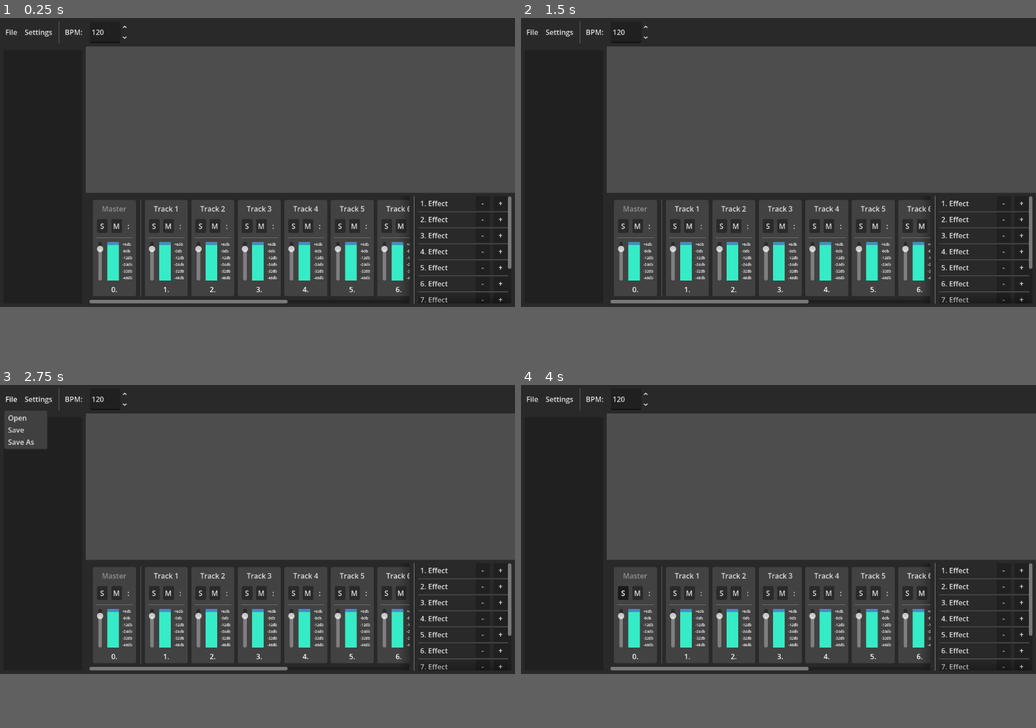
Above: before the commit, frames 1-4 (two rows, left to right).
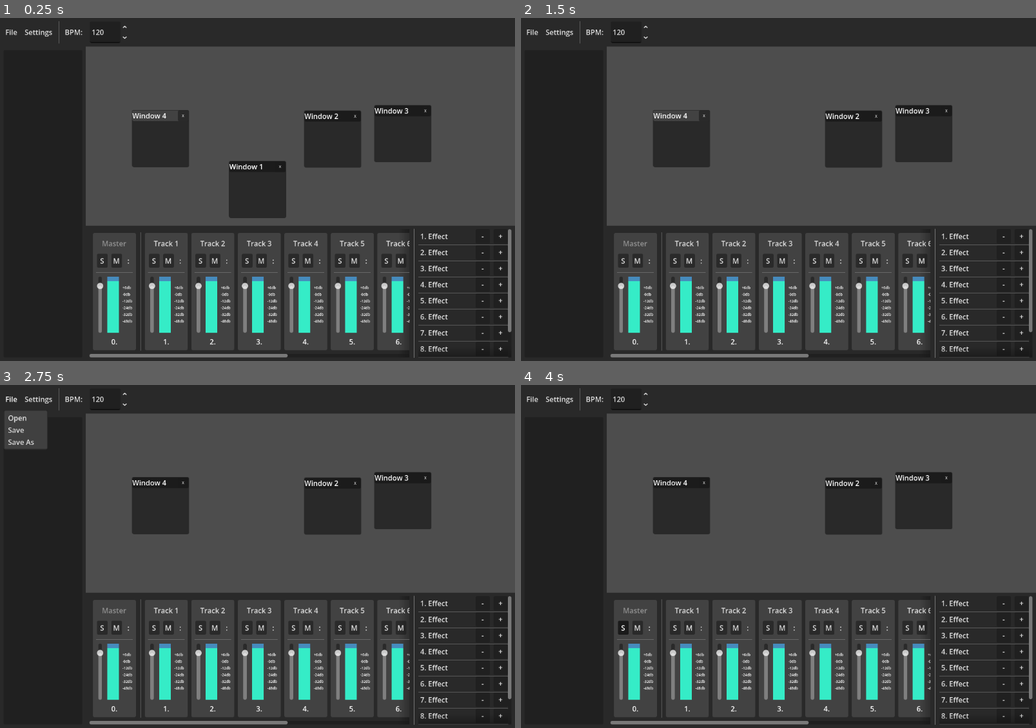
Above: after the commit, the same moments.

Repository: Linkerpink/GDaw
Game: Godot game, scene res://scenes/main.tscn
The game is run twice, just before and just after one commit, with the same random seed, the same clock (stepped at 60 frames per second) and the same inputs.
Inputs (mouse positions are in pixels of both pictures, inside the frame that each line leads up to):
- Up to frame 1 (0.25 s): no input
- Up to frame 2 (1.5 s): click "-" at 0.5 s; click (799, 144) at 1.25 s, where only the run after the commit has a clickable "X"
- Up to frame 3 (2.75 s): click "File" at 2 s
- Up to frame 4 (4 s): click "BPM:" at 2.75 s; click "S" at 3.5 s
The window is 799x449 before the commit and 799x533 after it. Grey fills any space a smaller window leaves; there, only what the larger window draws over its background counts as a difference.

The runs differ from the first frame. In frame 1, 28% of the frame differs, in the area x 0-100%, y 25-100%; in frame 2, 27%; in frame 3, 27%; in frame 4, 27%.

Commit message:
fixed windows focussing when other window is selected

Diff:
--- a/project.godot
+++ b/project.godot
@@ -19,6 +19,7 @@
 
 Settings="*uid://dbpc2b6a8xncl"
 WindowManager="*uid://5rxsb1thr3hi"
+Globals="*uid://forpdpc1blqg"
 
 [editor_plugins]
 
--- a/project_time_traker.json
+++ b/project_time_traker.json
@@ -1,7 +1,7 @@
 {
-  "2D": 9735.89299964904,
+  "2D": 10912.3779990673,
   "3D": 2.96399998664856,
-  "Editor": 21834.9629991055,
-  "Game": 2111.58799719811,
-  "Script": 9984.51800227165
+  "Editor": 26943.4719984531,
+  "Game": 2914.05799651146,
+  "Script": 13114.0720028877
 }
--- a/scenes/components/gdaw_window.tscn
+++ b/scenes/components/gdaw_window.tscn
@@ -7,12 +7,13 @@
 bg_color = Color(0.16078432, 0.16078432, 0.16078432, 1)
 corner_radius_top_left = 4
 corner_radius_top_right = 4
+corner_radius_bottom_right = 4
+corner_radius_bottom_left = 5
 
-[node name="GDawWindow" type="Control" unique_id=361502912]
+[node name="GDawWindow" type="PanelContainer" unique_id=390925715]
 self_modulate = Color(1, 1, 1, 0)
 z_index = 999
 custom_minimum_size = Vector2(128, 128)
-layout_mode = 3
 anchors_preset = 8
 anchor_left = 0.5
 anchor_top = 0.5
@@ -28,22 +29,24 @@
 theme = ExtResource("1_5bgr1")
 script = ExtResource("2_70iy5")
 
-[node name="VBoxContainer" type="VBoxContainer" parent="." unique_id=1701107619]
-layout_mode = 1
-anchors_preset = 15
-anchor_right = 1.0
-anchor_bottom = 1.0
-grow_horizontal = 2
-grow_vertical = 2
+[node name="MarginContainer" type="MarginContainer" parent="." unique_id=1388155675]
+layout_mode = 2
+theme_override_constants/margin_left = 1
+theme_override_constants/margin_top = 1
+theme_override_constants/margin_right = 1
+theme_override_constants/margin_bottom = 2
+
+[node name="VBoxContainer" type="VBoxContainer" parent="MarginContainer" unique_id=1701107619]
+layout_mode = 2
 theme_override_constants/separation = 0
 
-[node name="TopBar" type="Control" parent="VBoxContainer" unique_id=1735951669]
+[node name="TopBar" type="Control" parent="MarginContainer/VBoxContainer" unique_id=1735951669]
 unique_name_in_owner = true
 custom_minimum_size = Vector2(0, 24)
 layout_mode = 2
 mouse_default_cursor_shape = 6
 
-[node name="TopBarPanel" type="Panel" parent="VBoxContainer/TopBar" unique_id=1659944551]
+[node name="TopBarPanel" type="Panel" parent="MarginContainer/VBoxContainer/TopBar" unique_id=1659944551]
 unique_name_in_owner = true
 layout_mode = 1
 anchors_preset = 15
@@ -53,7 +56,7 @@
 grow_vertical = 2
 mouse_filter = 2
 
-[node name="HBoxContainer" type="HBoxContainer" parent="VBoxContainer/TopBar" unique_id=708441059]
+[node name="HBoxContainer" type="HBoxContainer" parent="MarginContainer/VBoxContainer/TopBar" unique_id=708441059]
 layout_mode = 1
 anchors_preset = 15
 anchor_right = 1.0
@@ -62,37 +65,33 @@
 grow_vertical = 2
 theme_override_constants/separation = 0
 
-[node name="TitleLabel" type="RichTextLabel" parent="VBoxContainer/TopBar/HBoxContainer" unique_id=1285560719]
+[node name="TitleLabel" type="RichTextLabel" parent="MarginContainer/VBoxContainer/TopBar/HBoxContainer" unique_id=1285560719]
 unique_name_in_owner = true
 layout_mode = 2
 size_flags_horizontal = 3
 mouse_filter = 2
 bbcode_enabled = true
-text = "Window Title"
+text = "Title"
+autowrap_mode = 0
 vertical_alignment = 1
 
-[node name="CloseButton" type="Button" parent="VBoxContainer/TopBar/HBoxContainer" unique_id=322774772]
+[node name="CloseButton" type="Button" parent="MarginContainer/VBoxContainer/TopBar/HBoxContainer" unique_id=322774772]
 custom_minimum_size = Vector2(24, 0)
 layout_mode = 2
 theme_override_font_sizes/font_size = 8
 text = "X"
 
-[node name="WindowContent" type="Control" parent="VBoxContainer" unique_id=1700798872]
+[node name="WindowContent" type="Control" parent="MarginContainer/VBoxContainer" unique_id=1700798872]
 layout_mode = 2
 size_flags_vertical = 3
 mouse_filter = 2
 
-[node name="Panel" type="Panel" parent="." unique_id=1058703408]
+[node name="WindowBackground" type="Panel" parent="." unique_id=1058703408]
 z_index = -1
-layout_mode = 1
-anchors_preset = 15
-anchor_right = 1.0
-anchor_bottom = 1.0
-grow_horizontal = 2
-grow_vertical = 2
+layout_mode = 2
 mouse_filter = 2
 theme_override_styles/panel = SubResource("StyleBoxFlat_mfhug")
 
-[connection signal="mouse_entered" from="VBoxContainer/TopBar" to="." method="_on_top_bar_mouse_entered"]
-[connection signal="mouse_exited" from="VBoxContainer/TopBar" to="." method="_on_top_bar_mouse_exited"]
-[connection signal="pressed" from="VBoxContainer/TopBar/HBoxContainer/CloseButton" to="." method="_on_close_button_pressed"]
+[connection signal="mouse_entered" from="MarginContainer/VBoxContainer/TopBar" to="." method="_on_top_bar_mouse_entered"]
+[connection signal="mouse_exited" from="MarginContainer/VBoxContainer/TopBar" to="." method="_on_top_bar_mouse_exited"]
+[connection signal="pressed" from="MarginContainer/VBoxContainer/TopBar/HBoxContainer/CloseButton" to="." method="_on_close_button_pressed"]
--- a/scenes/components/tap_bpm_window.tscn
+++ /dev/null
@@ -1,30 +0,0 @@
-[gd_scene format=3 uid="uid://dqctoo4vaukky"]
-
-[ext_resource type="Theme" uid="uid://b7okgf2wmsia1" path="res://themes/main.tres" id="1_xl268"]
-[ext_resource type="Script" uid="uid://ngf4s2s2tsl7" path="res://scripts/tap_bpm_window.gd" id="2_0e48n"]
-
-[node name="TapBPMWindow" type="Window" unique_id=12900090]
-oversampling_override = 1.0
-title = "Tap BPM"
-position = Vector2i(276, 96)
-size = Vector2i(128, 128)
-theme = ExtResource("1_xl268")
-script = ExtResource("2_0e48n")
-
-[node name="MarginContainer" type="MarginContainer" parent="." unique_id=575335481]
-offset_right = 128.0
-offset_bottom = 128.0
-grow_horizontal = 2
-grow_vertical = 2
-size_flags_vertical = 3
-theme_override_constants/margin_left = 16
-theme_override_constants/margin_top = 16
-theme_override_constants/margin_right = 16
-theme_override_constants/margin_bottom = 16
-
-[node name="TapButton" type="Button" parent="MarginContainer" unique_id=2081564860]
-layout_mode = 2
-size_flags_vertical = 3
-text = "Tap"
-
-[connection signal="close_requested" from="." to="." method="_on_close_requested"]
--- a/scenes/main.tscn
+++ b/scenes/main.tscn
@@ -3,6 +3,7 @@
 [ext_resource type="Theme" uid="uid://b7okgf2wmsia1" path="res://themes/main.tres" id="1_o5qli"]
 [ext_resource type="PackedScene" uid="uid://dx2xbjatosuss" path="res://scenes/components/mixer/mixer.tscn" id="2_0wfyh"]
 [ext_resource type="PackedScene" uid="uid://bnw2t4wgigodx" path="res://scenes/components/top_bar.tscn" id="2_jyhfs"]
+[ext_resource type="PackedScene" uid="uid://b5jn4fveoyo2e" path="res://scenes/components/gdaw_window.tscn" id="2_tbgi4"]
 [ext_resource type="Script" uid="uid://dtf4chd1fen7e" path="res://scripts/main.gd" id="2_tefeu"]
 [ext_resource type="PackedScene" uid="uid://bg6jf7lbovbkd" path="res://scenes/components/side_bar.tscn" id="3_tbgi4"]
 
@@ -24,6 +25,33 @@
 
 [node name="Mixer" parent="." unique_id=959594576 instance=ExtResource("2_0wfyh")]
 layout_mode = 1
-anchor_left = 0.16700001
-offset_left = -0.38401794
+offset_left = 192.0
 offset_top = -0.040008545
+
+[node name="GDawWindow" parent="." unique_id=361502912 instance=ExtResource("2_tbgi4")]
+layout_mode = 1
+title = "Window 1"
+
+[node name="GDawWindow2" parent="." unique_id=363162894 instance=ExtResource("2_tbgi4")]
+layout_mode = 1
+offset_left = 104.0
+offset_top = -177.0
+offset_right = 232.0
+offset_bottom = -49.0
+title = "Window 2"
+
+[node name="GDawWindow3" parent="." unique_id=1026934417 instance=ExtResource("2_tbgi4")]
+layout_mode = 1
+offset_left = 261.0
+offset_top = -189.0
+offset_right = 389.0
+offset_bottom = -61.0
+title = "Window 3"
+
+[node name="GDawWindow4" parent="." unique_id=1709248758 instance=ExtResource("2_tbgi4")]
+layout_mode = 1
+offset_left = -281.0
+offset_top = -178.0
+offset_right = -153.0
+offset_bottom = -50.0
+title = "Window 4"
--- a/scripts/gdaw_window.gd
+++ b/scripts/gdaw_window.gd
@@ -19,26 +19,45 @@
 
 
 func _process(_delta: float) -> void:
+	_handle_selection()
+	_handle_dragging()
+
+	# Close input
+	if Input.is_action_just_pressed("close_window") and WindowManager.window_selected == self:
+		close_window()
+
+	# Clamp window inside of the program
+	global_position.x = clamp(global_position.x, 0, DisplayServer.window_get_size().x - size.x)
+	global_position.y = clamp(global_position.y, 0, DisplayServer.window_get_size().y - size.y)
+
+
+func _handle_selection():
 	# Selection
 	if get_local_mouse_position().x > 0 and get_local_mouse_position().x < size.x and get_local_mouse_position().y > 0 and get_local_mouse_position().y < size.y:
 		touching_window = true
 	else:
 		touching_window = false
 
+	if Input.is_action_just_pressed("left_click"):
+		if touching_window and WindowManager.window_selected != self and not WindowManager.touching_window_selected:
+			WindowManager.select_window(self)
+
+		if not touching_window and not dragging:
+			if WindowManager.window_selected == self:
+				WindowManager.select_window(null)
+
+
 	if WindowManager.window_selected == self:
 		top_bar_panel.self_modulate = Color.WHITE
+		owner.move_child(self, -1)
 		z_index = 999
 	else:
 		top_bar_panel.self_modulate = Color.DIM_GRAY
 		z_index = 900
 
+
+func _handle_dragging():
 	if Input.is_action_just_pressed("left_click"):
-		if touching_window:
-			WindowManager.select_window(self)
-		else:
-			if WindowManager.window_selected == self:
-				WindowManager.select_window(null)
-
 		# Drag mouse input
 		if touching_top_bar:
 			dragging = true
@@ -50,21 +69,13 @@
 		dragging = false
 
 	# Drag keyboard input
-	if Input.is_action_just_pressed("drag_window") and not Input.is_action_pressed("left_click"):
+	if Input.is_action_just_pressed("drag_window") and not Input.is_action_pressed("left_click") and WindowManager.window_selected == self:
 		dragging = !dragging
 		drag_point = get_local_mouse_position()
 
 	# Drag logic
 	if dragging:
 		global_position = get_global_mouse_position() - drag_point
-
-	# Close input
-	if Input.is_action_just_pressed("close_window") and WindowManager.window_selected == self:
-		close_window()
-
-	# Clamp window inside of the program
-	global_position.x = clamp(global_position.x, 0, DisplayServer.window_get_size().x - size.x)
-	global_position.y = clamp(global_position.y, 0, DisplayServer.window_get_size().y - size.y)
 
 
 func close_window():
--- /dev/null
+++ b/scripts/globals/globals.gd
@@ -0,0 +1,8 @@
+extends Node
+
+
+var min_screen_size : Vector2i = Vector2i(1024, 768)
+
+
+func _ready() -> void:
+	get_window().min_size = min_screen_size
--- a/scripts/globals/window_manager.gd
+++ b/scripts/globals/window_manager.gd
@@ -2,6 +2,16 @@
 
 var window_selected : GDawWindow
 var windows_open : Array[GDawWindow]
+var touching_window_selected : bool
+
+
+func _process(_delta: float) -> void:
+	print(window_selected)
+	if window_selected:
+		if window_selected.get_local_mouse_position().x > 0 and window_selected.get_local_mouse_position().x < window_selected.size.x and window_selected.get_local_mouse_position().y > 0 and window_selected.get_local_mouse_position().y < window_selected.size.y:
+			touching_window_selected = true
+		else:
+			touching_window_selected = false
 
 
 func open_window(_window : GDawWindow):
@@ -12,9 +22,8 @@
 func close_window(_window : GDawWindow):
 	windows_open.erase(_window)
 	if windows_open.size() > 0:
-		select_window(windows_open.front())
+		select_window(windows_open.back())
 
 
 func select_window(_window : GDawWindow):
 	window_selected = _window
-	print(window_selected)
--- a/scripts/tap_bpm_window.gd
+++ /dev/null
@@ -1,13 +0,0 @@
-extends Window
-class_name TapBpmWindow
-
-@onready var tap_button : Button = $MarginContainer/TapButton
-
-
-func pop_up():
-	visible = true
-	tap_button.grab_focus()
-
-
-func _on_close_requested() -> void:
-	visible = false
Not shown, added: export_presets.cfg
Not shown, added: scripts/globals/globals.gd.uid
Not shown, removed: scripts/tap_bpm_window.gd.uid
